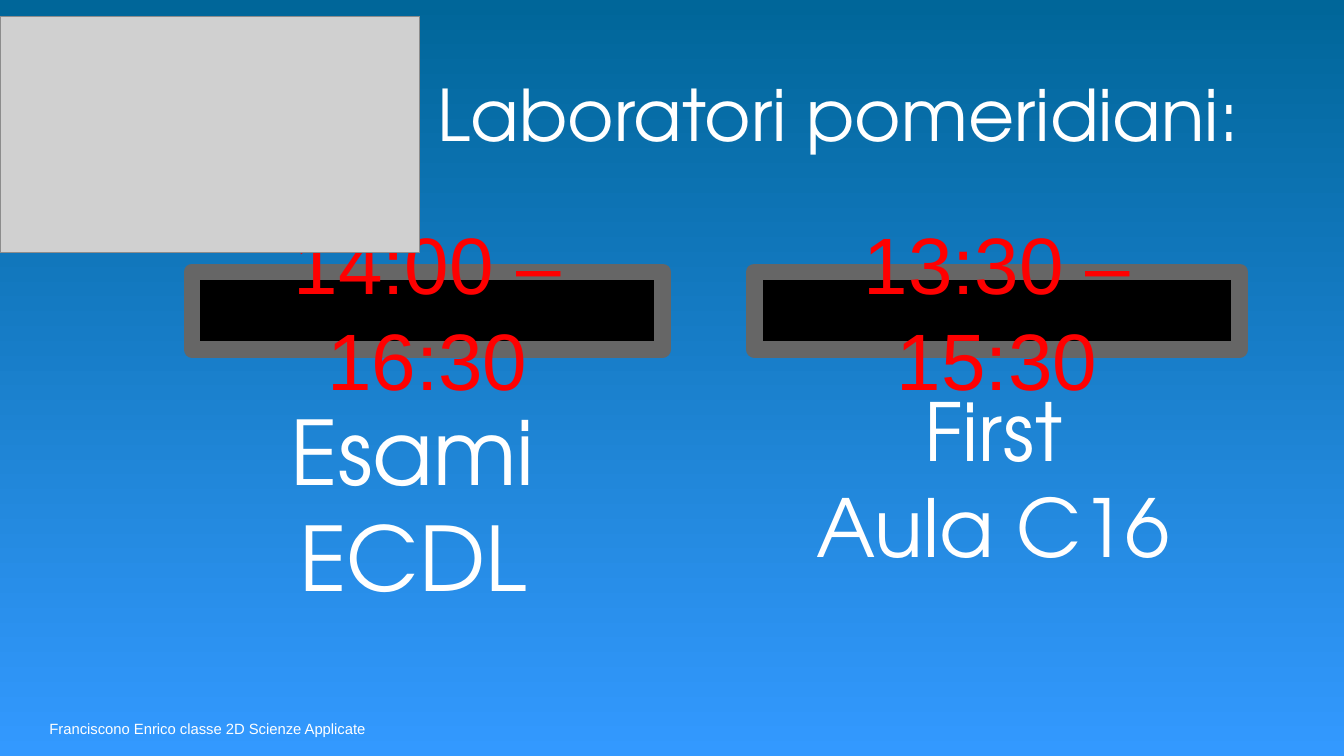
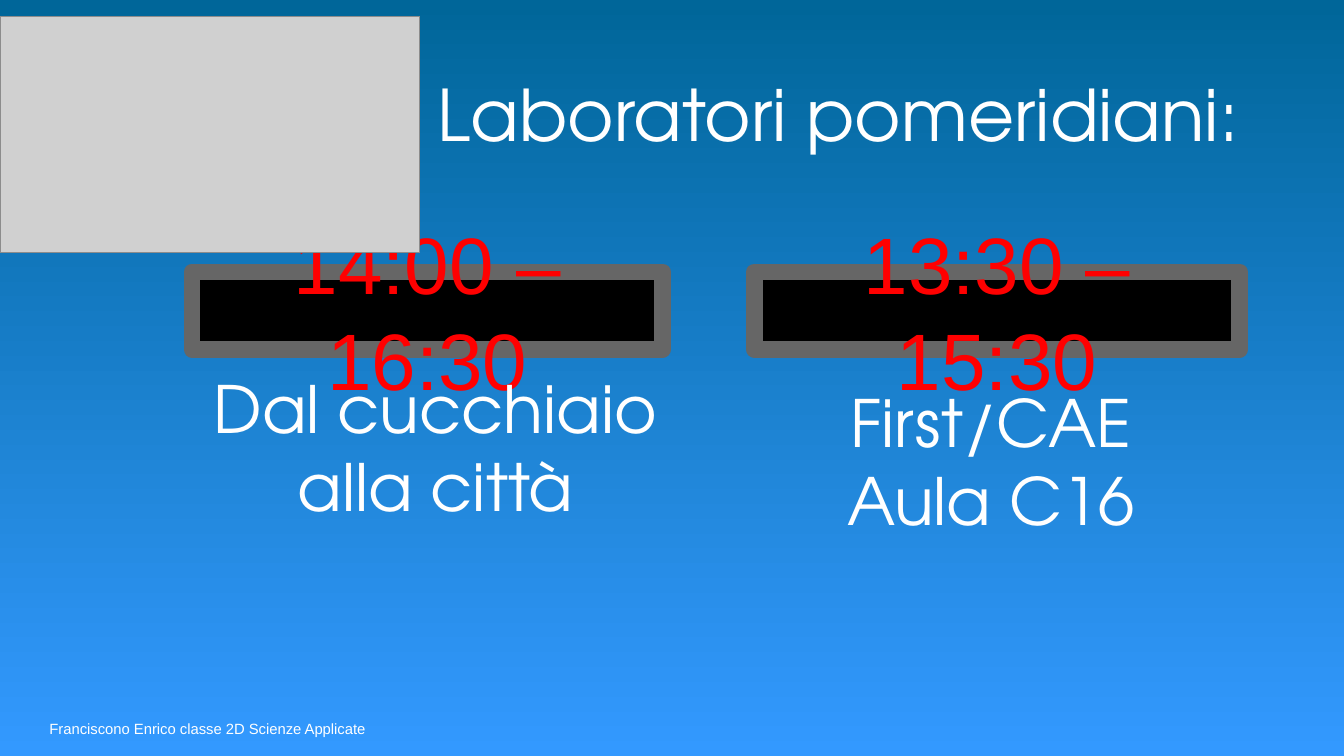
Before and after one commit to Leone25/cartellone-elettronico-liceo-martinetti, a slide deck: slide 7 of 19-12-18.odp. Drawn at 1344x756 pixels with LibreOffice and Linux fonts; fonts in the diff are those of the drawing; grey boxes stand for pictures. Boxes give left, top, right and bottom in pixels: in the first picture for what was removed or moved away, otherwise in the second. Text is boxed around its words. In the diff, an @@ line names an element or a change of style, - is before the commit and + after.

```diff
--- a/19-12-18.odp
+++ b/19-12-18.odp
@@ text at <box>214,365,657,512</box>: text changed; size 60 to 44 pt @@
-Esami
-ECDL
+Dal cucchiaio alla città
@@ text "First/CAE": place and size @@
-text "First/CAE" at <box>817,378,1170,558</box>
+text "First/CAE" at <box>847,379,1135,526</box>
@@ text at <box>850,379,1131,477</box>: text changed; size 54 to 44 pt @@
-First
+First/CAE
@@ text at <box>847,476,1135,526</box>: size 54 to 44 pt in "Aula C16" @@
```
Also in this commit, not shown: 2 slides added.
